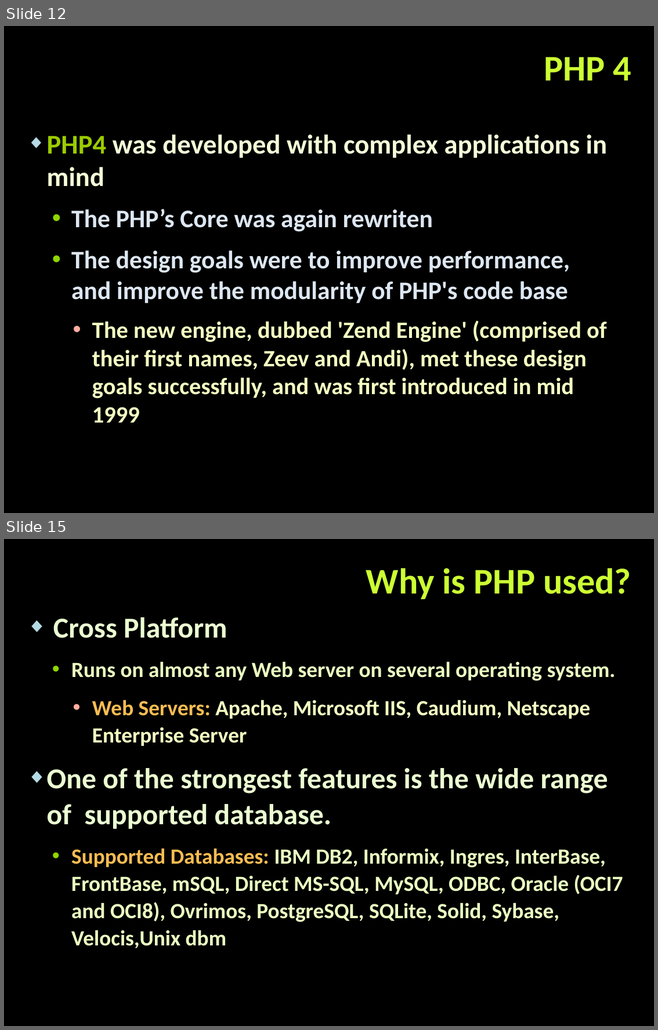
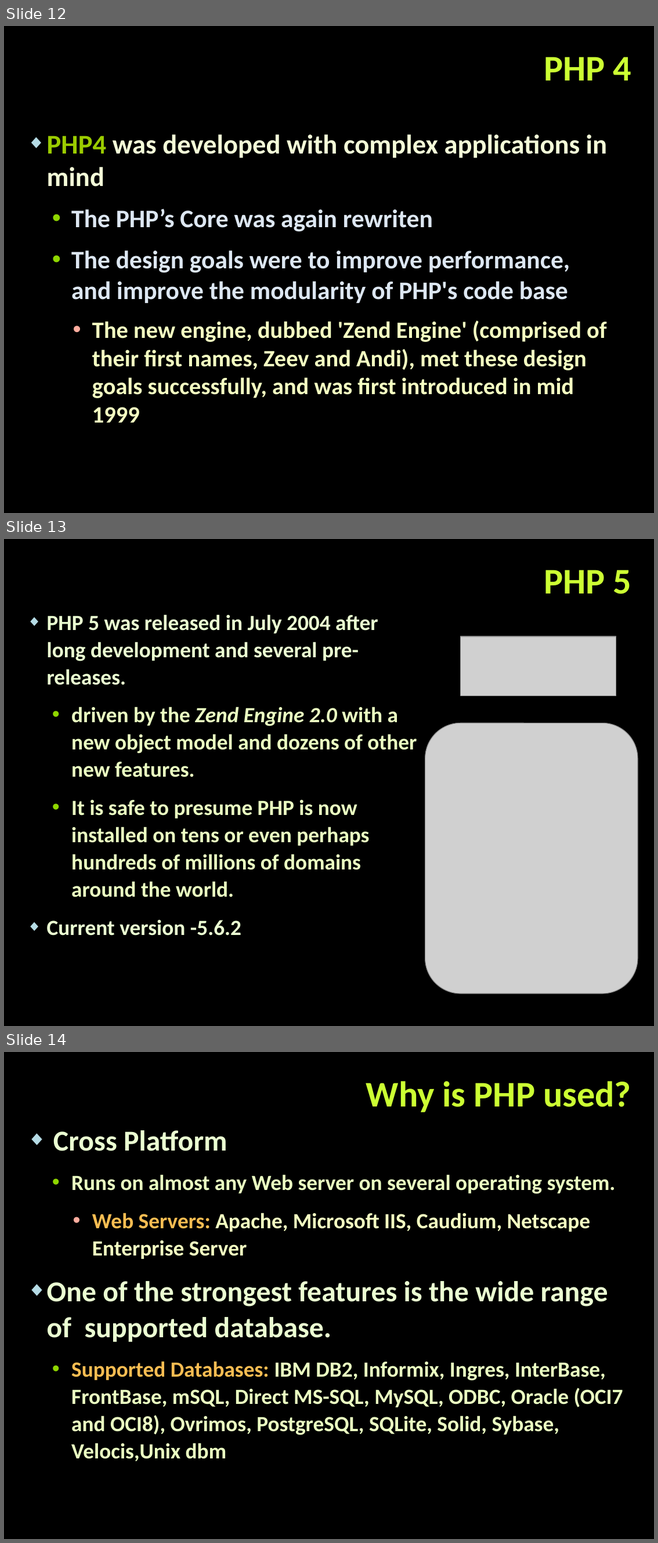
Before and after one commit to tanzhur/PHP_MVC-seminar, a slide deck: PHP_MVC.pptx. Shown one above the other, each under a label of ours: slides 12 and 15 before the commit, slides 12, 13 and 14 after it; the slides between them are not shown. The pictures are 658x1030 and 658x1543 pixels, drawn with LibreOffice and Linux fonts; fonts in the diff are those of the drawing; grey boxes stand for pictures; background and template pictures are left out. Boxes give left, top, right and bottom in pixels: in the first picture for what was removed or moved away, otherwise in the second. Text is boxed around its words. In the diff, an @@ line names an element or a change of style, - is before the commit and + after.

```diff
--- a/PHP_MVC.pptx
+++ b/PHP_MVC.pptx
@@ slide 13 added at [4, 539, 654, 1026], background picture (left out) @@
@@ title added at [543, 570, 630, 594], 40 pt, text #CCFF33, bold @@
+PHP 5
@@ text added at [47, 614, 416, 936], 24 pt, text #EBFFC2, bold @@
+◆ PHP 5 was released in July 2004 after long development and several pre-releases.
+  • driven by the Zend Engine 2.0 with a new object model and dozens of other new features.
+  • It is safe to presume PHP is now installed on tens or even perhaps hundreds of millions of domains around the world.
+◆ Current version -5.6.2
@@ picture added at [460, 636, 615, 696] @@
@@ picture added at [425, 723, 637, 994] @@
@@ what was slide 15 is now slide 14 @@
```
Also in this commit, not shown: 25 slides changed, 5 other slides added, 2 slides removed.
